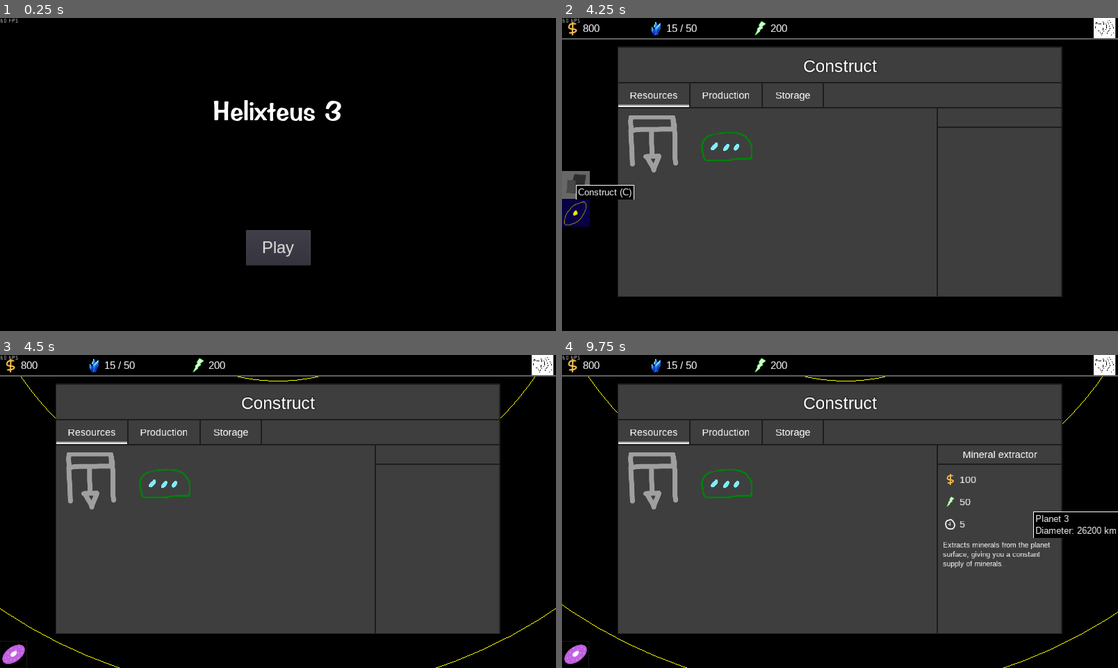
Above: before the commit, frames 1-4 (two rows, left to right).
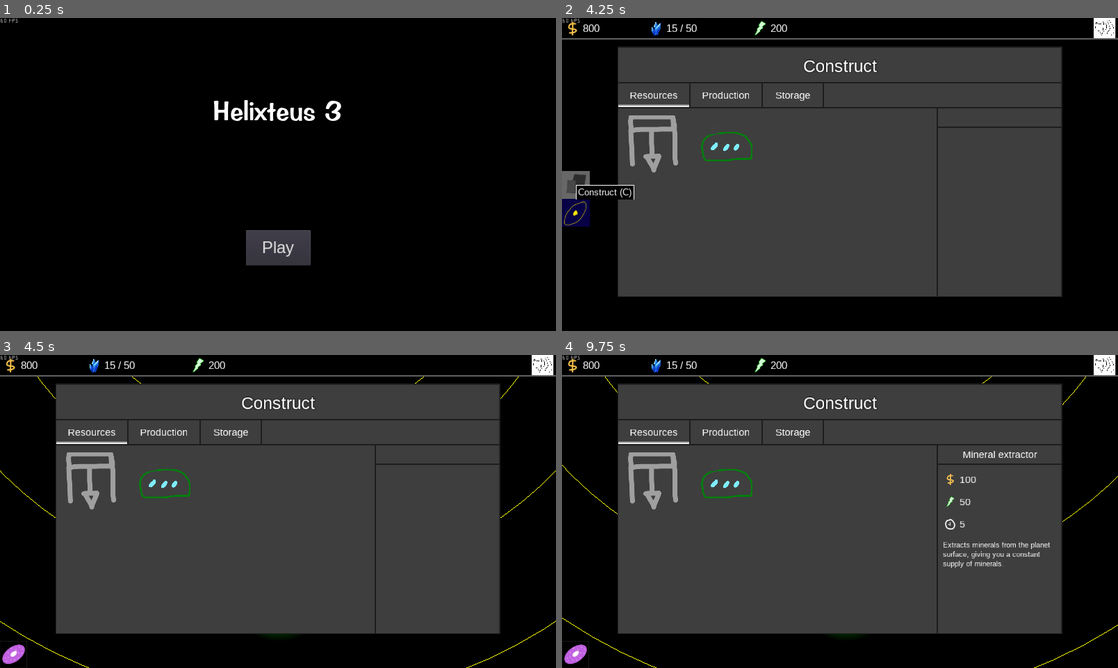
Above: after the commit, the same moments.

Repository: Apple0726/helixteus-3
Game: Godot game, scene res://Scenes/Game.tscn
The game is run twice, just before and just after one commit, with the same random seed, the same clock (stepped at 60 frames per second) and the same inputs.
Inputs (mouse positions are in pixels of both pictures, inside the frame that each line leads up to):
- Up to frame 1 (0.25 s): no input
- Up to frame 2 (4.25 s): click "Play" at 0.5 s; click (723, 68) at 1.27 s; tap Enter at 2 s; move the mouse to (812, 237) at 2.02 s; hold W (ui_up) 2.03-2.75 s; tap Z (change_view) at 2.1 s; click (812, 237) at 2.17 s; drag from (1006, 221) to (812, 237) at 2.77 s; click (573, 183) at 3.5 s
- Up to frame 3 (4.5 s): click (11, 549) at 4.25 s
- Up to frame 4 (9.75 s): click (840, 511) at 5.02 s; click (762, 417) at 5.77 s; click (1106, 364) at 6.5 s; click (840, 586) at 7.27 s; click (573, 655) at 8 s; tap Space at 8.75 s; move the mouse to (673, 464) at 8.77 s; press the mouse at (673, 464) at 8.78 s; hold A (ui_left) 8.78-9.5 s; release the mouse at (673, 464) at 9.5 s; click (1112, 511) at 9.5 s

Frames 1-2 are identical in both runs. In frame 3, 0.3% of the frame differs, in the area x 0-100%, y 6-100%; in frame 4, 0.9%.

Commit message:
Use prettier formula for planet distance calc

Diff:
--- a/Scripts/Game.gd
+++ b/Scripts/Game.gd
@@ -695,7 +695,7 @@
 		p_i["type"] = rand_int(3, 10)
 		p_i["size"] = 2000 + rand_range(0, 10000) * (i + 1)
 		p_i["angle"] = rand_range(0, 2 * PI)
-		p_i["distance"] = (combined_star_size + pow(i, 2) / 3.0) * 1.2
+		p_i["distance"] = pow(1.3,i+(max(1.0,log(combined_star_size*(0.75+0.25/max(1.0,log(combined_star_size)))))*3.8114946867097))
 		max_distance = p_i["distance"]
 		p_i["parent"] = id
 		p_i["view"] = {"pos":Vector2.ZERO, "zoom":1.0}
